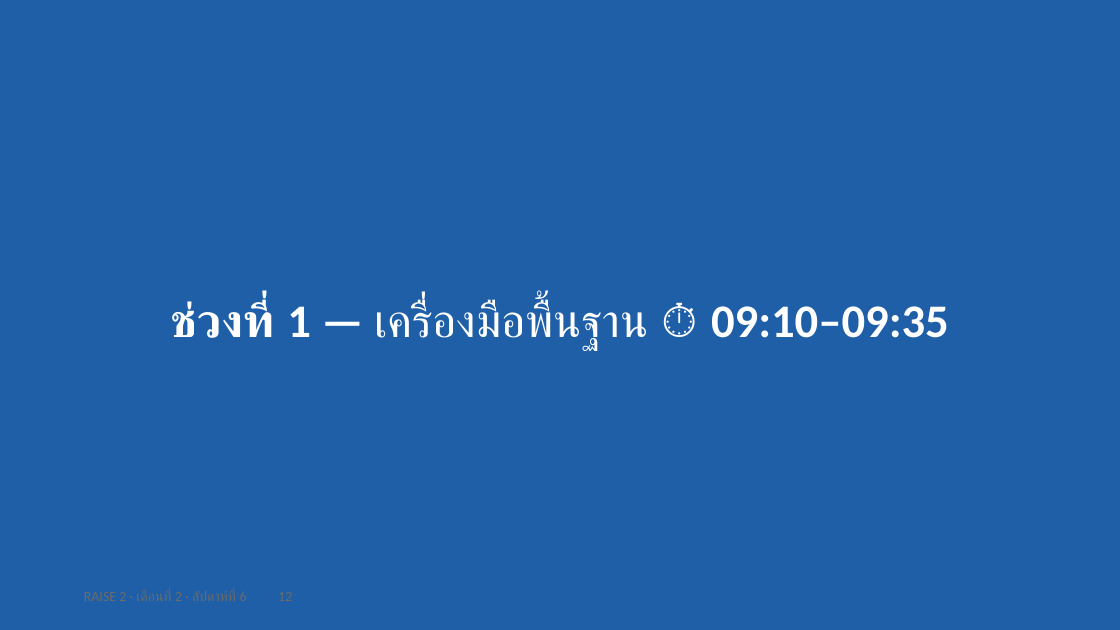
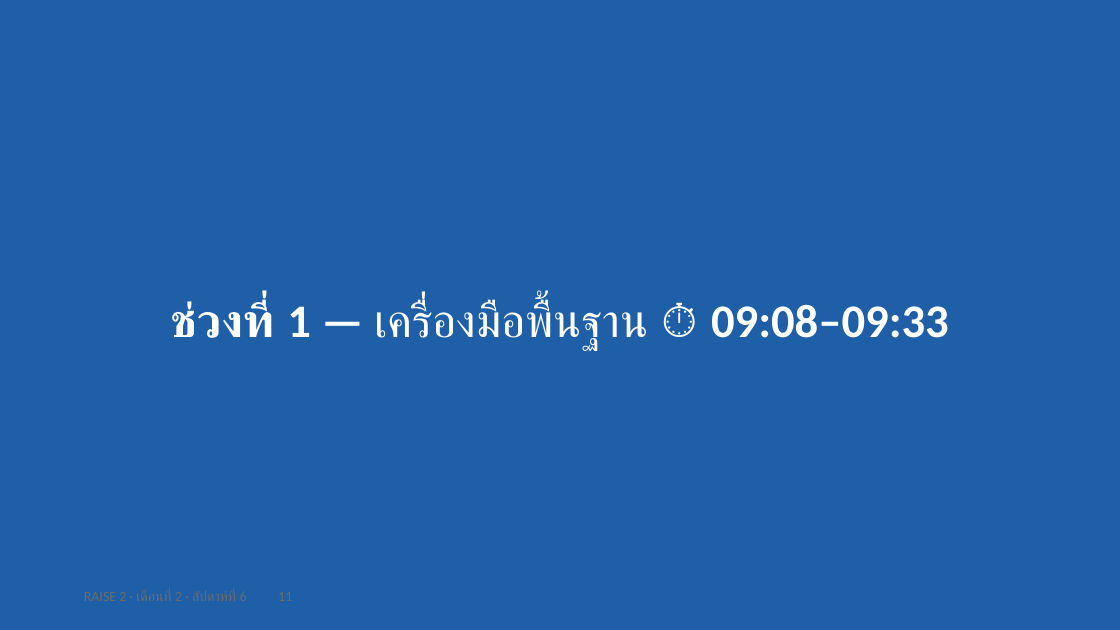
Before and after one commit to cnacha-mfu/raise2-module2, a slide deck: slide 11 of materials/week6/w6-slides.pptx (slide 12 before the commit). Drawn at 1120x630 pixels with LibreOffice and Linux fonts; fonts in the diff are those of the drawing. Boxes give left, top, right and bottom in pixels: in the first picture for what was removed or moved away, otherwise in the second. Text is boxed around its words. In the diff, an @@ line names an element or a change of style, - is before the commit and + after.

```diff
--- a/materials/week6/w6-slides.pptx
+++ b/materials/week6/w6-slides.pptx
@@ text at (171, 301, 949, 351): text changed @@
-ช่วงที่ 1 — เครื่องมือพื้นฐาน ⏱ 09:10–09:35
+ช่วงที่ 1 — เครื่องมือพื้นฐาน ⏱ 09:08–09:33
```
Also in this commit, not shown: 52 other slides changed, 5 slides added, 3 slides removed, 27 other files.
